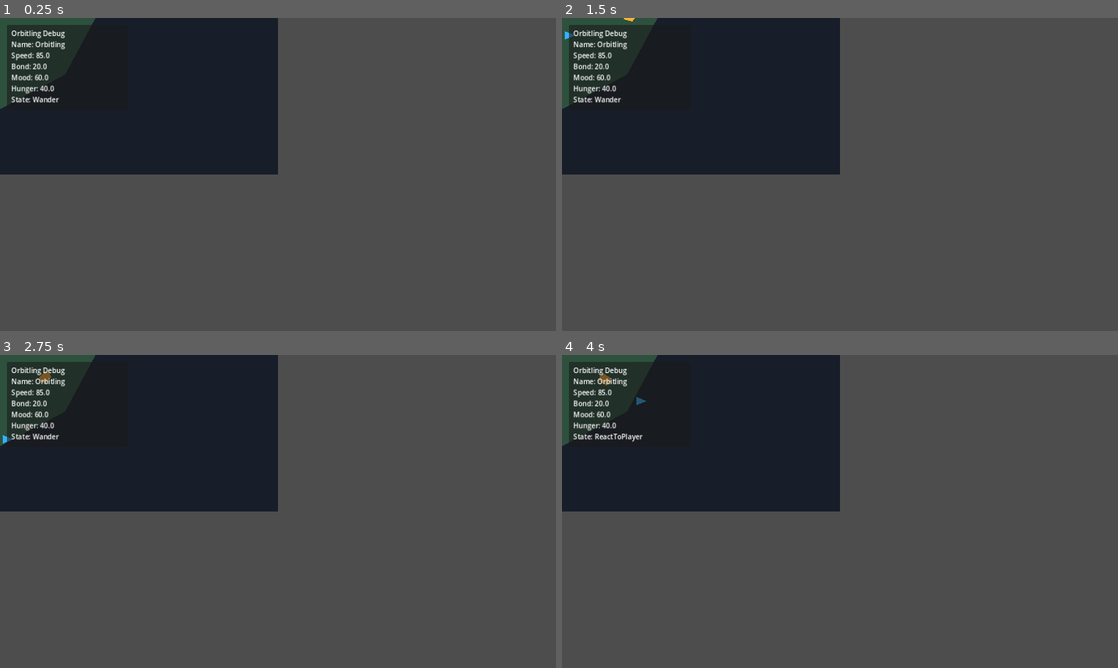
Above: before the commit, frames 1-4 (two rows, left to right).
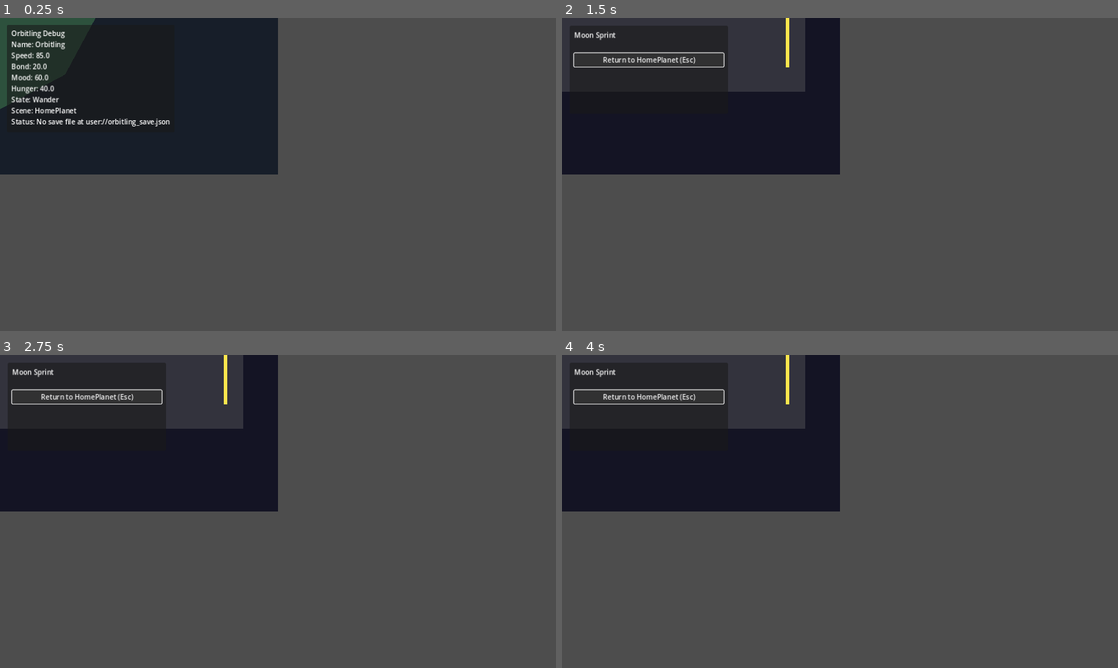
Above: after the commit, the same moments.

Repository: Grevyo/grev-dad-site
Game: Godot game, scene res://scenes/main/Main.tscn
The game is run twice, just before and just after one commit, with the same random seed, the same clock (stepped at 60 frames per second) and the same inputs.
Inputs (mouse positions are in pixels of both pictures, inside the frame that each line leads up to):
- Up to frame 1 (0.25 s): no input
- Up to frame 2 (1.5 s): tap Enter at 0.5 s; hold D (move_right) 0.53-1.25 s; hold F (spawn_food) 0.53-1.25 s; tap R (start_race, bound only after the commit) at 0.8 s; click (650, 58) at 1.25 s, where only the run after the commit has a clickable "Return to HomePlanet (Esc)"
- Up to frame 3 (2.75 s): hold S (move_down) from 2.03 s (still down); tap R (start_race, bound only after the commit) at 2.1 s; tap F (spawn_food) at 2.3 s
- Up to frame 4 (4 s): release S (move_down) at 2.78 s; hold D (move_right) 2.78-3.53 s; hold F (spawn_food) 2.78-3.53 s; tap R (start_race, bound only after the commit) at 3.05, 3.6 s; hold W (move_up) from 3.53 s (still down); tap F (spawn_food) at 3.8 s

The runs differ from the first frame. In frame 1, 0.4% of the frame differs, in the area x 2-31%, y 28-35%; in frame 2, 6.1%; in frame 3, 6.1%; in frame 4, 6.2%, in the area x 0-44%, y 0-30%.
Error after the commit: Parse Error: No constructor of "PackedVector2Array" matches the signature "PackedVector2Array(Array, Array, Array, Array, Array, Array)". (res://scripts/events…

Commit message:
Wire Grevlings prototype into playable home/race loop

Diff:
--- a/games_src/grevlings/project.godot
+++ b/games_src/grevlings/project.godot
@@ -33,3 +33,20 @@
 "deadzone": 0.5,
 "events": [Object(InputEventKey,"resource_local_to_scene":false,"resource_name":"","device":-1,"window_id":0,"alt_press …(191 unchanged characters)…
 }
+
+debug_save={
+"deadzone": 0.5,
+"events": [Object(InputEventKey,"resource_local_to_scene":false,"resource_name":"","device":-1,"window_id":0,"alt_pressed":false,"shift_pressed":false,"ctrl_pressed":false,"meta_pressed":false,"pressed":false,"keycode":0,"physical_keycode":116,"key_label":0,"unicode":0,"location":0,"echo":false,"script":null)]
+}
+debug_load={
+"deadzone": 0.5,
+"events": [Object(InputEventKey,"resource_local_to_scene":false,"resource_name":"","device":-1,"window_id":0,"alt_pressed":false,"shift_pressed":false,"ctrl_pressed":false,"meta_pressed":false,"pressed":false,"keycode":0,"physical_keycode":120,"key_label":0,"unicode":0,"location":0,"echo":false,"script":null)]
+}
+start_race={
+"deadzone": 0.5,
+"events": [Object(InputEventKey,"resource_local_to_scene":false,"resource_name":"","device":-1,"window_id":0,"alt_pressed":false,"shift_pressed":false,"ctrl_pressed":false,"meta_pressed":false,"pressed":false,"keycode":0,"physical_keycode":82,"key_label":0,"unicode":0,"location":0,"echo":false,"script":null)]
+}
+return_home={
+"deadzone": 0.5,
+"events": [Object(InputEventKey,"resource_local_to_scene":false,"resource_name":"","device":-1,"window_id":0,"alt_pressed":false,"shift_pressed":false,"ctrl_pressed":false,"meta_pressed":false,"pressed":false,"keycode":0,"physical_keycode":27,"key_label":0,"unicode":0,"location":0,"echo":false,"script":null)]
+}
--- a/games_src/grevlings/scenes/home/HomePlanet.tscn
+++ b/games_src/grevlings/scenes/home/HomePlanet.tscn
@@ -1,10 +1,13 @@
-[gd_scene load_steps=5 format=3]
+[gd_scene load_steps=7 format=3]
 
 [ext_resource type="PackedScene" path="res://scenes/player/Player.tscn" id="1"]
 [ext_resource type="PackedScene" path="res://scenes/creatures/Orbitling.tscn" id="2"]
 [ext_resource type="PackedScene" path="res://scenes/ui/DebugUI.tscn" id="3"]
+[ext_resource type="Script" path="res://scripts/home_planet.gd" id="4"]
+[ext_resource type="Script" path="res://scripts/systems/save_system.gd" id="5"]
 
 [node name="HomePlanet" type="Node2D"]
+script = ExtResource("4")
 
 [node name="Arena" type="ColorRect" parent="."]
 offset_left = -640.0
@@ -25,3 +28,10 @@
 position = Vector2(90, -20)
 
 [node name="DebugUI" parent="." instance=ExtResource("3")]
+
+[node name="SaveSystem" type="Node" parent="."]
+script = ExtResource("5")
+orbitling_path = NodePath("../Orbitling")
+debug_ui_path = NodePath("../DebugUI")
+manual_save_action = &"debug_save"
+manual_load_action = &"debug_load"
--- a/games_src/grevlings/scripts/creatures/orbitling.gd
+++ b/games_src/grevlings/scripts/creatures/orbitling.gd
@@ -2,10 +2,14 @@
 
 const STATE_WANDER := "Wander"
 const STATE_REACT_TO_PLAYER := "ReactToPlayer"
+const STATE_SEEK_FOOD := "SeekFood"
+const STATE_EAT := "Eat"
 
 @export var stats: CreatureStats = CreatureStats.new()
 @export var wander_radius: float = 180.0
 @export var reaction_distance: float = 130.0
+@export var food_detection_radius: float = 180.0
+@export var eat_distance: float = 12.0
 @export var idle_pause_min: float = 0.4
 @export var idle_pause_max: float = 1.2
 
@@ -14,6 +18,7 @@
 var home_position: Vector2
 var wander_target: Vector2
 var idle_timer: float = 0.0
+var target_food: Food
 
 @onready var body: Node2D = $Body
 
@@ -25,6 +30,13 @@
 	player = player_node
 
 func _process(delta: float) -> void:
+	if target_food == null or not is_instance_valid(target_food):
+		target_food = _find_nearest_food()
+
+	if target_food != null:
+		_seek_or_eat_food(delta)
+		return
+
 	if _is_player_nearby():
 		current_state = STATE_REACT_TO_PLAYER
 		_look_toward_player()
@@ -32,6 +44,37 @@
 
 	current_state = STATE_WANDER
 	_run_wander(delta)
+
+func _find_nearest_food() -> Food:
+	var nearest_food: Food
+	var nearest_distance := food_detection_radius
+	for food_node in get_tree().get_nodes_in_group("food"):
+		if food_node is Food and is_instance_valid(food_node):
+			var distance := global_position.distance_to(food_node.global_position)
+			if distance <= nearest_distance:
+				nearest_distance = distance
+				nearest_food = food_node
+	return nearest_food
+
+func _seek_or_eat_food(delta: float) -> void:
+	if target_food == null or not is_instance_valid(target_food):
+		target_food = null
+		current_state = STATE_WANDER
+		return
+
+	var to_food := target_food.global_position - global_position
+	if to_food.length() <= eat_distance:
+		current_state = STATE_EAT
+		var nutrition := target_food.consume()
+		target_food = null
+		stats.hunger = clamp(stats.hunger - nutrition, 0.0, 100.0)
+		stats.mood = clamp(stats.mood + 6.0, 0.0, 100.0)
+		stats.bond = clamp(stats.bond + 1.5, 0.0, 100.0)
+		return
+
+	current_state = STATE_SEEK_FOOD
+	global_position += to_food.normalized() * stats.speed * delta
+	body.rotation = to_food.angle()
 
 func _is_player_nearby() -> bool:
 	return player != null and global_position.distance_to(player.global_position) <= reaction_distance
--- a/games_src/grevlings/scripts/events/moon_sprint.gd
+++ b/games_src/grevlings/scripts/events/moon_sprint.gd
@@ -1,6 +1,7 @@
 extends Node2D
 
 const EventParticipant = preload("res://scripts/events/event_participant.gd")
+const SAVE_FILE_PATH := "user://orbitling_save.json"
 
 @onready var participants_root: Node2D = $Participants
 @onready var start_line: Node2D = $Track/StartLine
@@ -21,13 +22,14 @@
 	finish_order_label.text = ""
 
 func _unhandled_input(event: InputEvent) -> void:
-	if event.is_action_pressed("ui_cancel"):
+	if event.is_action_pressed("return_home") or event.is_action_pressed("ui_cancel"):
 		_return_to_home_planet()
 
 func _setup_participant_slots() -> void:
 	participant_slots.clear()
+	var local_data := _load_local_orbitling_data()
 	var slot_definitions := [
-		{"type": EventParticipant.ParticipantType.LOCAL_PLAYER_CREATURE, "name": "Slot 1 - Local", "speed": 95.0, "color": Color(0.4, 0.9, 1.0, 1.0)},
+		{"type": EventParticipant.ParticipantType.LOCAL_PLAYER_CREATURE, "name": local_data["name"], "speed": local_data["speed"], "color": Color(0.4, 0.9, 1.0, 1.0)},
 		{"type": EventParticipant.ParticipantType.CPU_CREATURE, "name": "Slot 2 - CPU A", "speed": 88.0, "color": Color(1.0, 0.7, 0.3, 1.0)},
 		{"type": EventParticipant.ParticipantType.CPU_CREATURE, "name": "Slot 3 - CPU B", "speed": 92.0, "color": Color(1.0, 0.5, 0.5, 1.0)},
 		{"type": EventParticipant.ParticipantType.CPU_CREATURE, "name": "Slot 4 - CPU C", "speed": 85.0, "color": Color(0.7, 1.0, 0.6, 1.0)},
@@ -56,5 +58,21 @@
 		lines.append("%d. %s" % [participant.finish_rank, participant.display_name])
 	finish_order_label.text = "Finish Order\n" + "\n".join(lines)
 
+func _load_local_orbitling_data() -> Dictionary:
+	var fallback := {"name": "Slot 1 - Local", "speed": 95.0}
+	if not FileAccess.file_exists(SAVE_FILE_PATH):
+		return fallback
+	var save_file := FileAccess.open(SAVE_FILE_PATH, FileAccess.READ)
+	if save_file == null:
+		return fallback
+	var parsed = JSON.parse_string(save_file.get_as_text())
+	save_file.close()
+	if typeof(parsed) != TYPE_DICTIONARY:
+		return fallback
+	return {
+		"name": str(parsed.get("name", fallback["name"])),
+		"speed": float(parsed.get("speed", fallback["speed"])),
+	}
+
 func _return_to_home_planet() -> void:
 	get_tree().change_scene_to_file("res://scenes/home/HomePlanet.tscn")
--- /dev/null
+++ b/games_src/grevlings/scripts/home_planet.gd
@@ -0,0 +1,36 @@
+extends Node2D
+
+const FOOD_SCENE := preload("res://scenes/food/Food.tscn")
+
+@export var food_drop_distance: float = 26.0
+
+@onready var player: CharacterBody2D = $Player
+@onready var orbitling: Node2D = $Orbitling
+@onready var debug_ui: CanvasLayer = $DebugUI
+@onready var save_system: Node = $SaveSystem
+
+func _ready() -> void:
+	if orbitling.has_method("set_player"):
+		orbitling.set_player(player)
+	if debug_ui.has_method("set_orbitling"):
+		debug_ui.set_orbitling(orbitling)
+	if debug_ui.has_method("set_scene_mode"):
+		debug_ui.set_scene_mode("HomePlanet")
+
+func _unhandled_input(event: InputEvent) -> void:
+	if event.is_action_pressed("spawn_food"):
+		_spawn_food_near_player()
+		get_viewport().set_input_as_handled()
+	elif event.is_action_pressed("start_race"):
+		if save_system and save_system.has_method("save_orbitling"):
+			save_system.save_orbitling("Saved before Moon Sprint")
+		get_tree().change_scene_to_file("res://scenes/events/MoonSprint.tscn")
+		get_viewport().set_input_as_handled()
+
+func _spawn_food_near_player() -> void:
+	var food := FOOD_SCENE.instantiate()
+	var offset := Vector2.RIGHT.rotated(randf_range(0.0, TAU)) * food_drop_distance
+	food.global_position = player.global_position + offset
+	add_child(food)
+	if debug_ui.has_method("set_status_message"):
+		debug_ui.set_status_message("Food dropped")
--- a/games_src/grevlings/scripts/systems/save_system.gd
+++ b/games_src/grevlings/scripts/systems/save_system.gd
@@ -3,8 +3,8 @@
 @export var orbitling_path: NodePath
 @export var debug_ui_path: NodePath
 @export var autosave_interval_seconds: float = 30.0
-@export var manual_save_action: StringName = &"debug_save_orbitling"
-@export var manual_load_action: StringName = &"debug_load_orbitling"
+@export var manual_save_action: StringName = &"debug_save"
+@export var manual_load_action: StringName = &"debug_load"
 
 const SAVE_FILE_PATH := "user://orbitling_save.json"
 
--- a/games_src/grevlings/scripts/ui/debug_ui.gd
+++ b/games_src/grevlings/scripts/ui/debug_ui.gd
@@ -1,11 +1,19 @@
 extends CanvasLayer
 
 var orbitling: Node
+var status_message: String = ""
+var scene_mode: String = ""
 
 @onready var debug_label: Label = $PanelContainer/MarginContainer/DebugLabel
 
 func set_orbitling(orbitling_node: Node) -> void:
 	orbitling = orbitling_node
+
+func set_status_message(message: String) -> void:
+	status_message = message
+
+func set_scene_mode(mode: String) -> void:
+	scene_mode = mode
 
 func _process(_delta: float) -> void:
 	if orbitling == null:
@@ -21,4 +29,6 @@
 		"Mood: %.1f" % stats.mood,
 		"Hunger: %.1f" % stats.hunger,
 		"State: %s" % orbitling.current_state,
+		"Scene: %s" % scene_mode,
+		"Status: %s" % status_message,
 	])
Not shown, changed: games_src/grevlings/README.md
